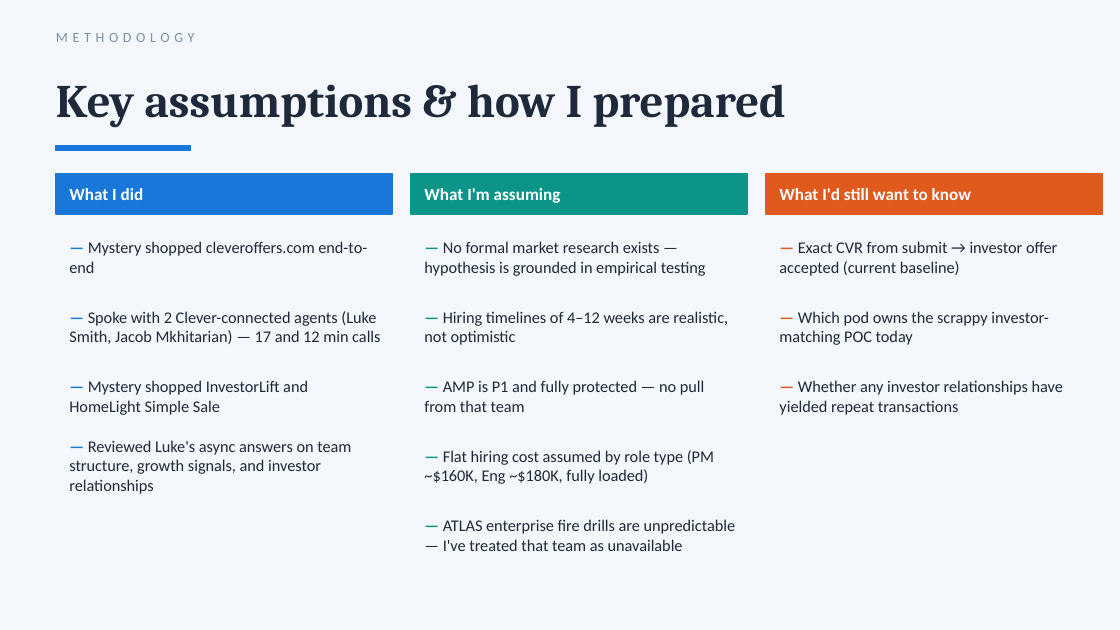
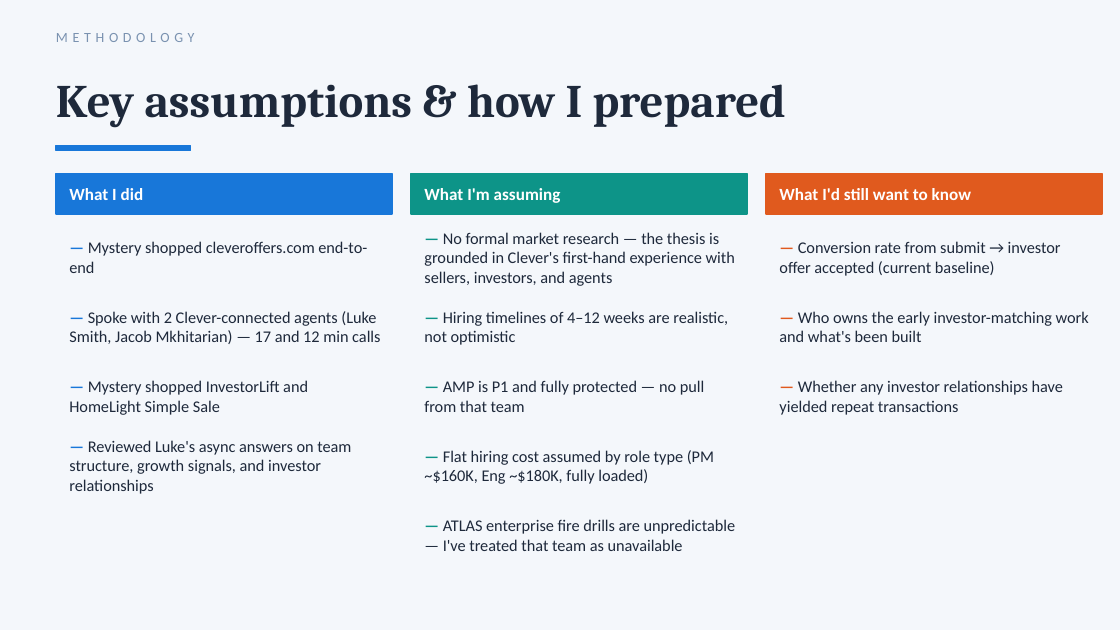
Before and after one commit to varunbhandari/very-clever, a slide deck: slide 3 of clever_investor_platform_proposal.pptx. Drawn at 1120x630 pixels with LibreOffice and Linux fonts; fonts in the diff are those of the drawing. Boxes give left, top, right and bottom in pixels: in the first picture for what was removed or moved away, otherwise in the second. Text is boxed around its words. In the diff, an @@ line names an element or a change of style, - is before the commit and + after.

```diff
--- a/clever_investor_platform_proposal.pptx
+++ b/clever_investor_platform_proposal.pptx
@@ text at [424, 232, 735, 286]: text changed @@
-— No formal market research exists — hypothesis is grounded in empirical testing
+— No formal market research — the thesis is grounded in Clever's first-hand experience with sellers, investors, and agents
@@ text at [779, 241, 1061, 276]: text changed @@
-— Exact CVR from submit → investor offer accepted (current baseline)
+— Conversion rate from submit → investor offer accepted (current baseline)
@@ text at [779, 311, 1089, 342]: text changed @@
-— Which pod owns the scrappy investor-matching POC today
+— Who owns the early investor-matching work and what's been built
```
Also in this commit, not shown: 1 other slide changed, 1 other file.
